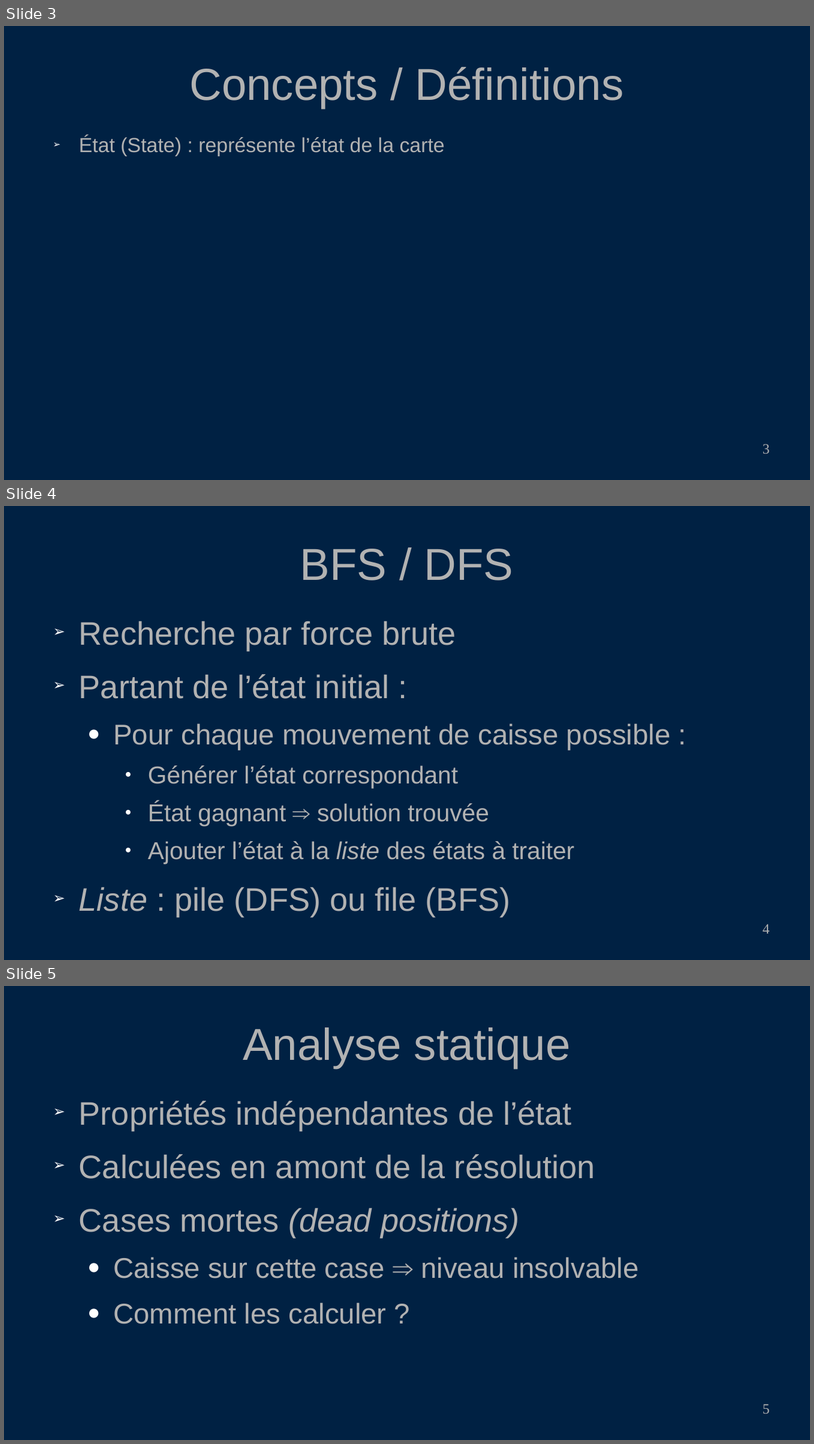
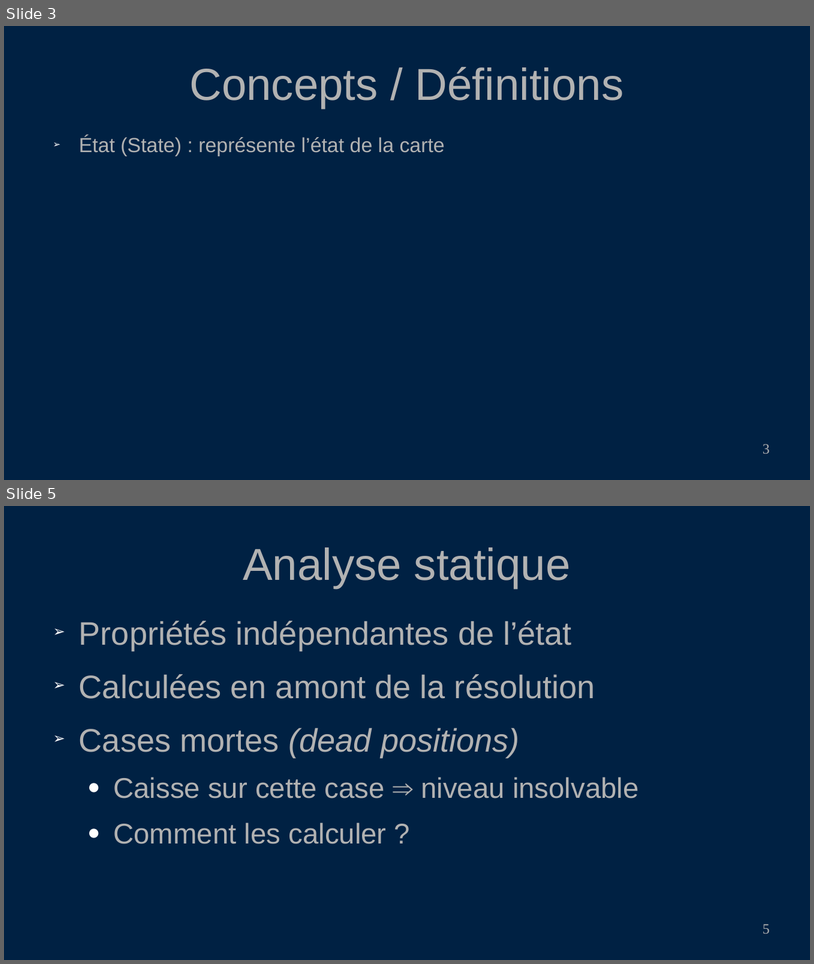
Before and after one commit to PoulpoGaz/sokoshell, a slide deck: documents/presentation.odp. Shown one above the other, each under a label of ours: slides 3, 4 and 5 before the commit, slides 3 and 5 after it; the slides between them are not shown. The pictures are 814x1444 and 814x964 pixels, drawn with LibreOffice and Linux fonts; fonts in the diff are those of the drawing. Boxes give left, top, right and bottom in pixels: in the first picture for what was removed or moved away, otherwise in the second. Text is boxed around its words. In the diff, an @@ line names an element or a change of style, - is before the commit and + after.

```diff
--- a/documents/presentation.odp
+++ b/documents/presentation.odp
@@ slide 4 removed at (4, 506, 810, 960), background #002143 @@
@@ title removed at (300, 549, 513, 580) @@
-BFS / DFS
@@ text removed at (79, 621, 671, 916) @@
-➢ Recherche par force brute
-➢ Partant de l’état initial :
-  ● Pour chaque mouvement de caisse possible :
-    ● Générer l’état correspondant
-    ● État gagnant ⇒ solution trouvée
-    ● Ajouter l’état à la liste des états à traiter
-➢ Liste : pile (DFS) ou file (BFS)
@@ page number removed at (763, 924, 770, 933) @@
-4
```
Also in this commit, not shown: 2 slides changed, 3 slides added, 2 other slides removed, 12 other files.
